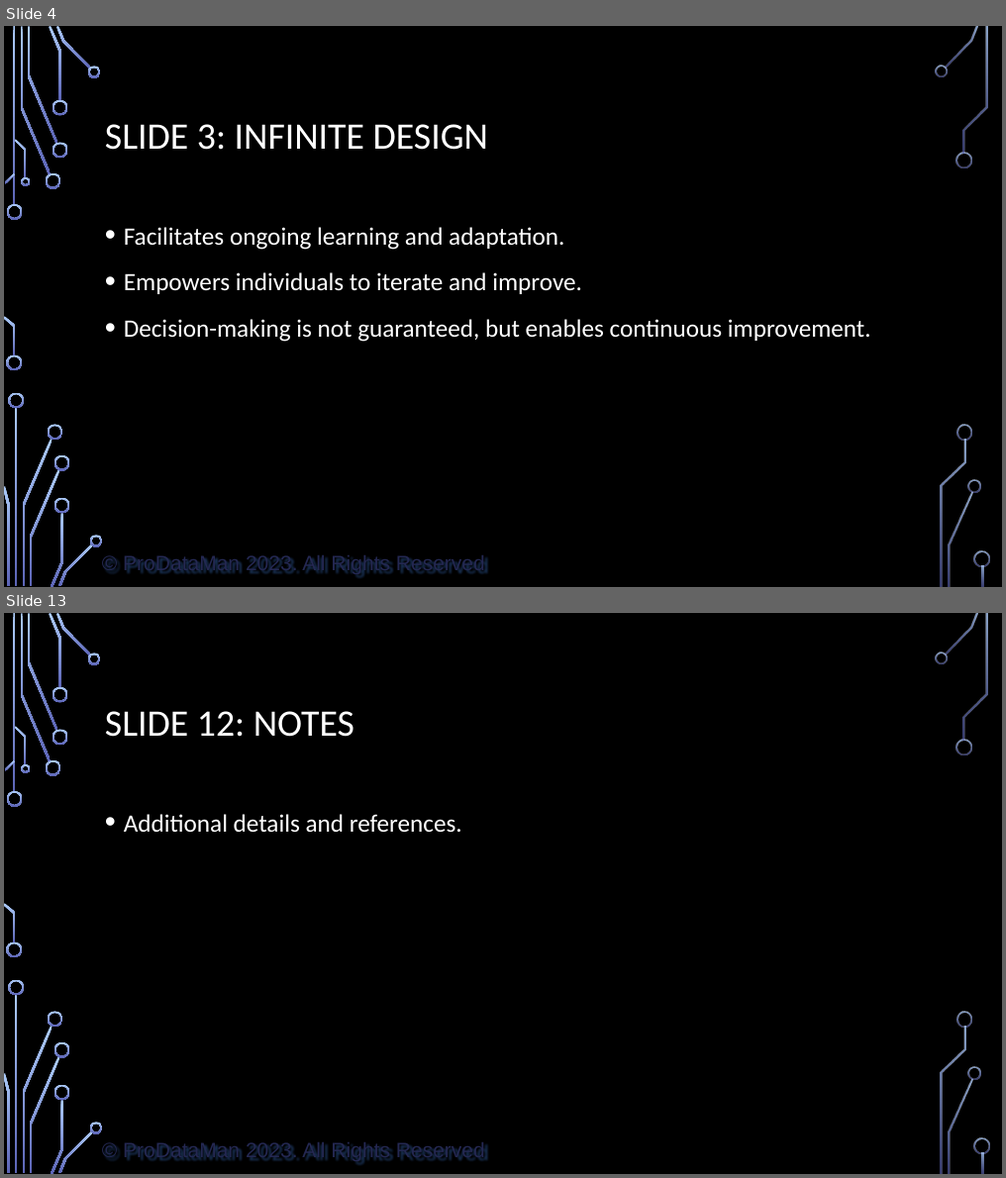
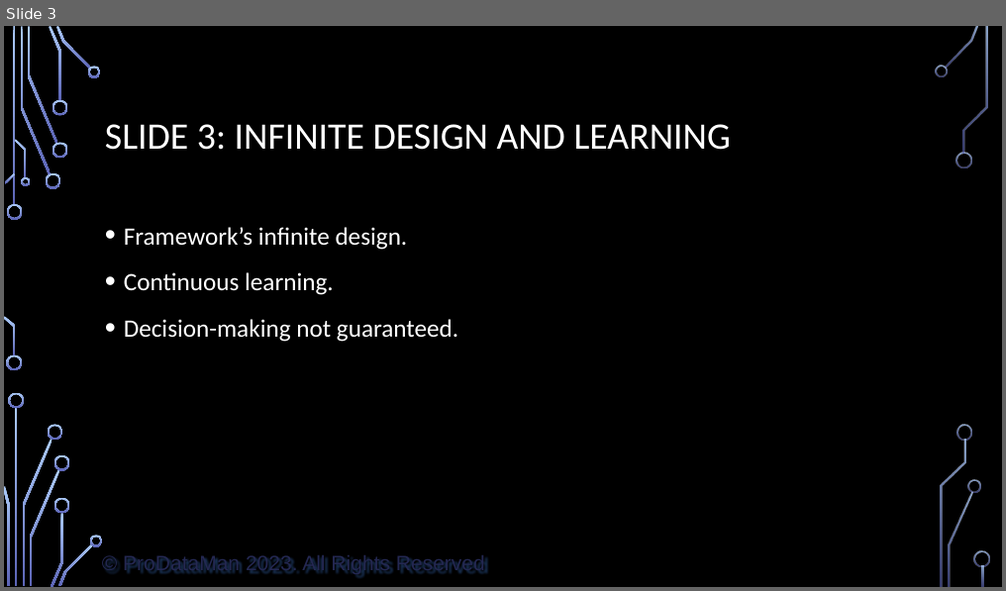
Before and after one commit to ProDataMan/Data-Literacy, a slide deck: Chapter09.pptx. Shown one above the other, each under a label of ours: slides 4 and 13 before the commit, slide 3 after it; the slides between them are not shown. The pictures are 1006x1178 and 1006x591 pixels, drawn with LibreOffice and Linux fonts; fonts in the diff are those of the drawing; background and template pictures are left out. Boxes give left, top, right and bottom in pixels: in the first picture for what was removed or moved away, otherwise in the second. Text is boxed around its words. In the diff, an @@ line names an element or a change of style, - is before the commit and + after.

```diff
--- a/Chapter09.pptx
+++ b/Chapter09.pptx
@@ slide 13 removed at (x1=4, y1=613, x2=1002, y2=1174), background picture (left out); not listed: 37 template elements that a slide beside it also shows @@
@@ title removed at (x1=105, y1=711, x2=354, y2=737) @@
-SLIDE 12: NOTES
@@ text removed at (x1=124, y1=814, x2=462, y2=833) @@
-• Additional details and references.
@@ what was slide 4 is now slide 3 @@
@@ slide 3 changed as well @@
@@ title at (x1=105, y1=124, x2=731, y2=150): text changed @@
-SLIDE 3: INFINITE DESIGN
+SLIDE 3: INFINITE DESIGN AND LEARNING
@@ text at (x1=124, y1=227, x2=458, y2=342): text changed @@
-• Facilitates ongoing learning and adaptation.
-• Empowers individuals to iterate and improve.
-• Decision-making is not guaranteed, but enables continuous improvement.
+• Framework’s infinite design.
+• Continuous learning.
+• Decision-making not guaranteed.
```
Also in this commit, not shown: 3 other slides changed, 2 slides added, 8 other slides removed, 1 other file.
